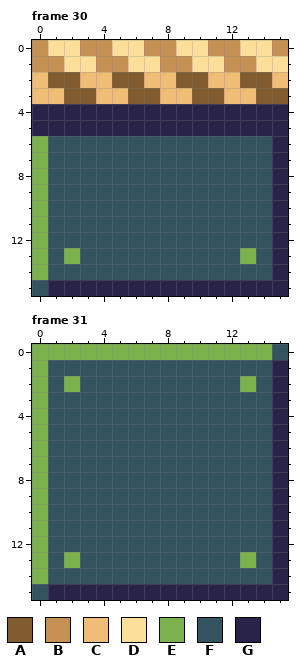
A pixel-art file gets an edit: docs/img/mapchip.ase. That is the earlier state.
16x16 pixels, 31 frames. Shown: frame 30, frame 31.
Palette (. is transparent): A #825b31  B #c59154  C #f0bd77  D #fbdf9b  E #7bb24e  F #32535f  G #2a2349
Pixels before, frame 30, first column x 0:
 0 BDDBBDDBBDDBBDDB
 1 BBDDBBDDBBDDBBDD
 2 CAACCAACCAACCAAC
 3 CCAACCAACCAACCAA
 4 GGGGGGGGGGGGGGGG
 5 GGGGGGGGGGGGGGGG
 6 EFFFFFFFFFFFFFFG
 7 EFFFFFFFFFFFFFFG
 8 EFFFFFFFFFFFFFFG
 9 EFFFFFFFFFFFFFFG
10 EFFFFFFFFFFFFFFG
11 EFFFFFFFFFFFFFFG
12 EFFFFFFFFFFFFFFG
13 EFEFFFFFFFFFFEFG
14 EFFFFFFFFFFFFFFG
15 FGGGGGGGGGGGGGGG
Pixels before, frame 31, first column x 0:
 0 EEEEEEEEEEEEEEEF
 1 EFFFFFFFFFFFFFFG
 2 EFEFFFFFFFFFFEFG
 3 EFFFFFFFFFFFFFFG
 4 EFFFFFFFFFFFFFFG
 5 EFFFFFFFFFFFFFFG
 6 EFFFFFFFFFFFFFFG
 7 EFFFFFFFFFFFFFFG
 8 EFFFFFFFFFFFFFFG
 9 EFFFFFFFFFFFFFFG
10 EFFFFFFFFFFFFFFG
11 EFFFFFFFFFFFFFFG
12 EFFFFFFFFFFFFFFG
13 EFEFFFFFFFFFFEFG
14 EFFFFFFFFFFFFFFG
15 FGGGGGGGGGGGGGGG
And afterwards:
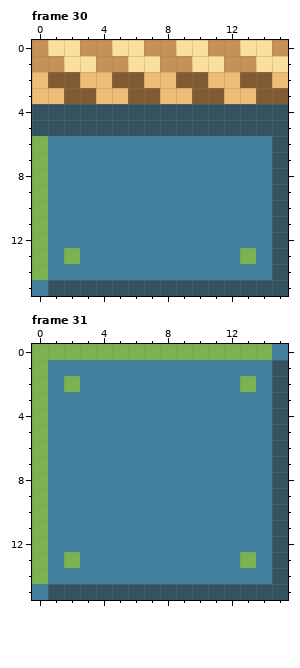
From old to new:
colour F: #32535f -> #4180a0
colour G: #2a2349 -> #32535f
Pixel boxes of the changes (left, top, right, bottom) in both pictures:
changed: (32, 104, 288, 296)
changed: (32, 344, 288, 600)
